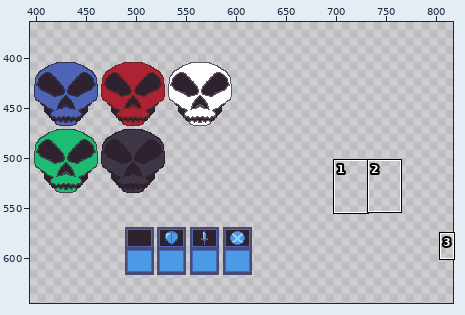
Pixel-art file, stored at Assets/Sprites/sprites_jogo2d.aseprite. The picture above shows the old version from afar; the outline marks the close-up.
Close-up. Before the commit:
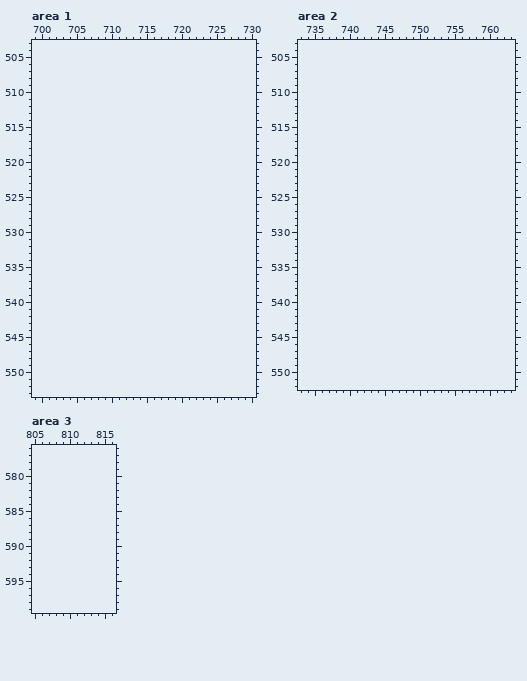
256x256 pixels, 1 frame. Pixels under 10% opacity are left out. Colours within 5 levels of each other are drawn and written as one. Shown: area 1: x 699..730, y 503..553; area 2: x 733..763, y 503..552; area 3: x 805..816, y 576..599. The old version is drawn lined up with the new one, on the new canvas. The wide view leaves out empty margins. The commit also changed other parts of the picture, which this record leaves out.
New version:
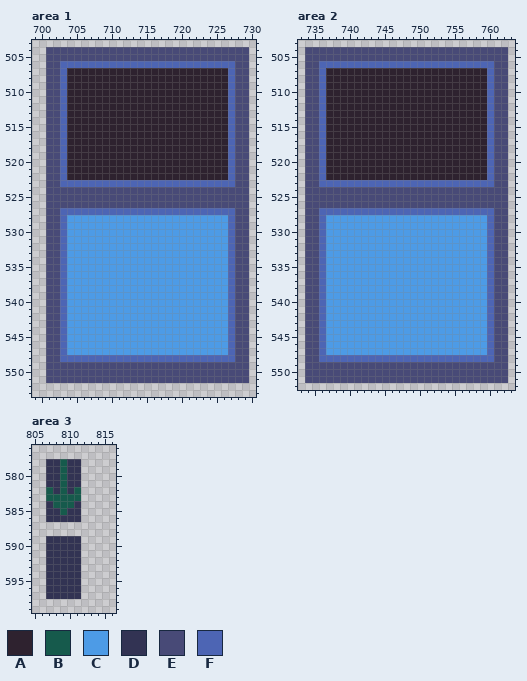
Palette (. is transparent): A #2e222f  B #165a4c  C #4d9be6  D #323353  E #484a77  F #4d65b4
Diff:
canvas 256x256 -> 1000x1000, the old top-left corner now at 372,372
Area 1:
The author put colour A in rows 507 to 522 at x 704 to 726.
The author put colour C in rows 528 to 547 at x 704 to 726.
The author put colour E in rows 504 to 505 at x 701 to 729; in rows 506 to 523 at x 701 to 702 and 728 to 729; in rows 524 to 526 at x 701 to 729; in rows 527 to 548 at x 701 to 702 and 728 to 729; in rows 549 to 551 at x 701 to 729.
The author put colour F in row 506 at x 703 to 727; in rows 507 to 522 at x 703 and 727; in row 523 at x 703 to 727; in row 527 at x 703 to 727; in rows 528 to 547 at x 703 and 727; in row 548 at x 703 to 727.
Area 2:
The author put colour A in rows 507 to 522 at x 737 to 759.
The author put colour C in rows 528 to 547 at x 737 to 759.
The author put colour E in rows 504 to 505 at x 734 to 762; in rows 506 to 523 at x 734 to 735 and 761 to 762; in rows 524 to 526 at x 734 to 762; in rows 527 to 548 at x 734 to 735 and 761 to 762; in rows 549 to 551 at x 734 to 762.
The author put colour F in row 506 at x 736 to 760; in rows 507 to 522 at x 736 and 760; in row 523 at x 736 to 760; in row 527 at x 736 to 760; in rows 528 to 547 at x 736 and 760; in row 548 at x 736 to 760.
Area 3:
The author put colour B in rows 578 to 581 at x 809; in row 582 at x 807, 809 and 811; in row 583 at x 807 to 811; in row 584 at x 808 to 810; in row 585 at x 809.
The author put colour D in rows 578 to 581 at x 807 to 808 and 810 to 811; in row 582 at x 808 and 810; in row 584 at x 807 and 811; in row 585 at x 807 to 808 and 810 to 811; in row 586 at x 807 to 811; in rows 589 to 597 at x 807 to 811.
Where, in picture pixels (left, top, right, bottom), the same in both close-ups:
added: (46, 47, 249, 383)
added: (305, 47, 508, 383)
added: (46, 459, 81, 599)
